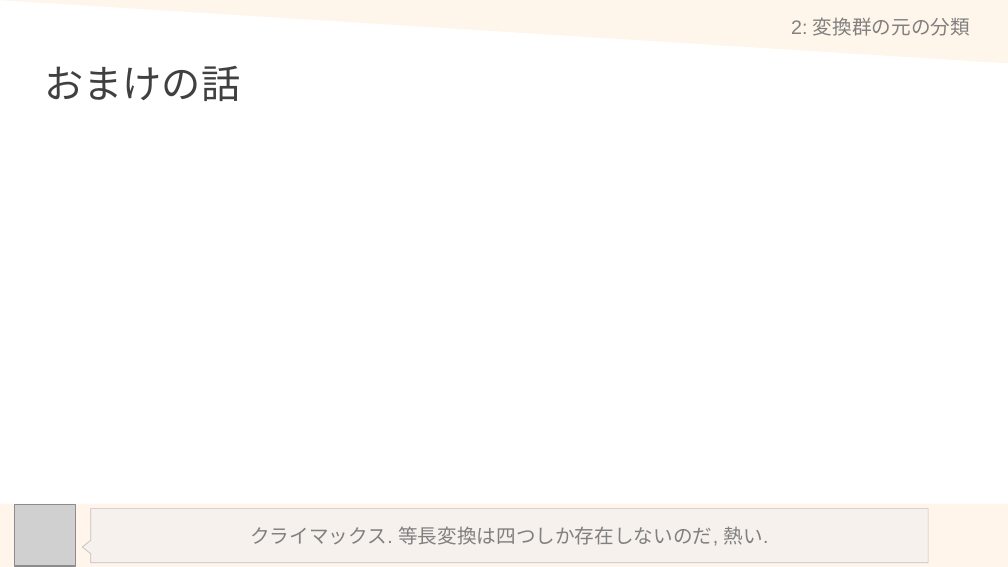
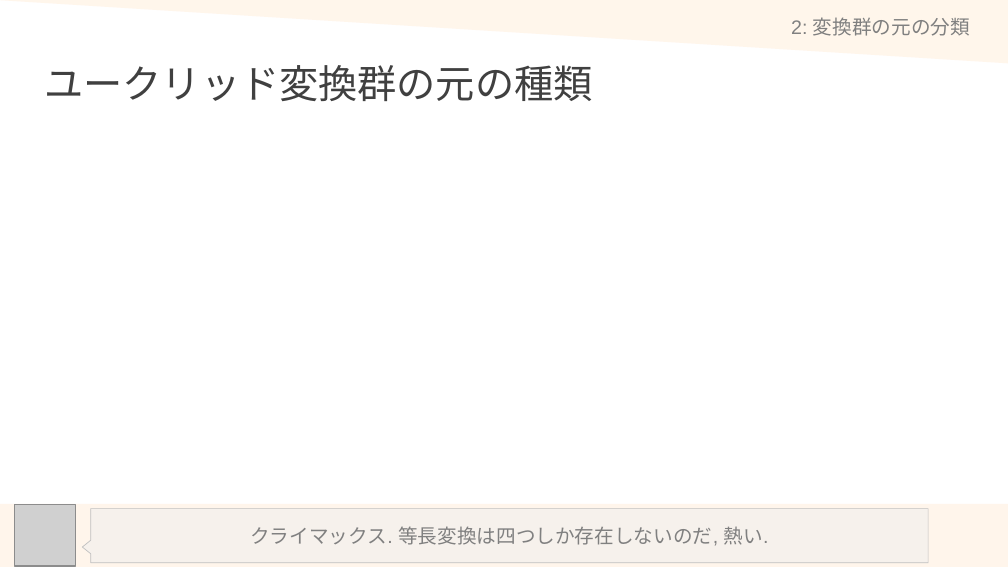
Before and after one commit to math-er/hyperbolic-space, a slide deck: slide 21 of Section2(上半平面とポアンカレ計量)/1-EuclidSpace.pptx. Drawn at 1008x567 pixels with LibreOffice and Linux fonts; fonts in the diff are those of the drawing; grey boxes stand for pictures. Boxes give left, top, right and bottom in pixels: in the first picture for what was removed or moved away, otherwise in the second. Text is boxed around its words. In the diff, an @@ line names an element or a change of style, - is before the commit and + after.

```diff
--- a/Section2(上半平面とポアンカレ計量)/1-EuclidSpace.pptx
+++ b/Section2(上半平面とポアンカレ計量)/1-EuclidSpace.pptx
@@ title at box(44, 65, 592, 101): text changed @@
-おまけの話
+ユークリッド変換群の元の種類
```
Also in this commit, not shown: 2 other slides changed, 1 other file.
